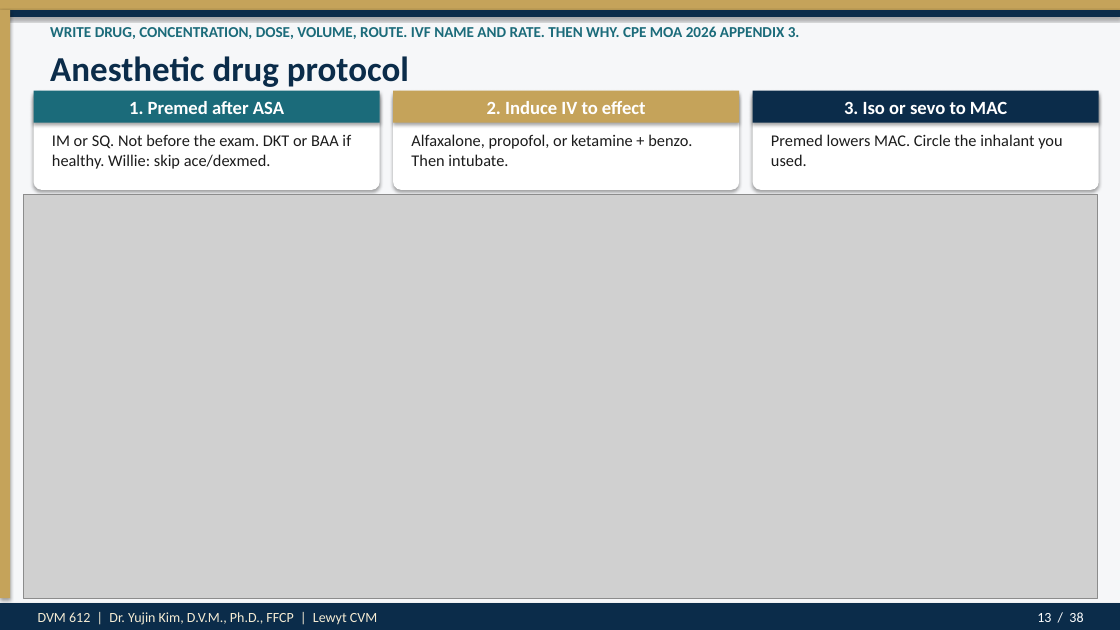
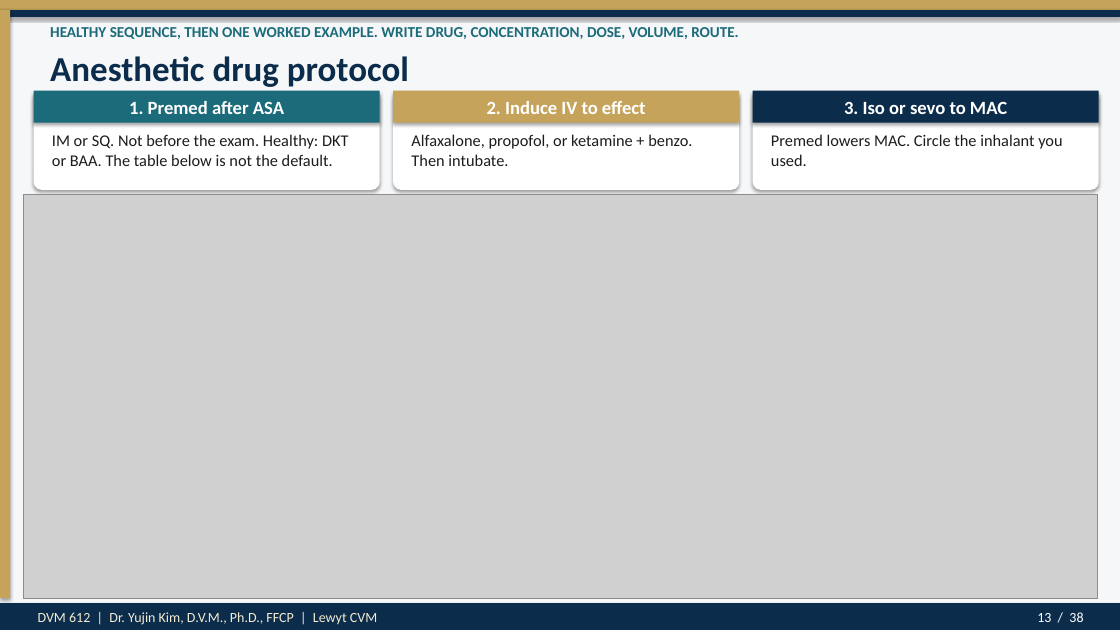
Before and after one commit to drkimvet/happycare, a slide deck: slide 13 of lectures/DVM-612_Week4_Preop_PatientPrep_Postop.pptx. Drawn at 1120x630 pixels with LibreOffice and Linux fonts; fonts in the diff are those of the drawing; grey boxes stand for pictures. Boxes give left, top, right and bottom in pixels: in the first picture for what was removed or moved away, otherwise in the second. Text is boxed around its words. In the diff, an @@ line names an element or a change of style, - is before the commit and + after.

```diff
--- a/lectures/DVM-612_Week4_Preop_PatientPrep_Postop.pptx
+++ b/lectures/DVM-612_Week4_Preop_PatientPrep_Postop.pptx
@@ text at [50,27,738,39]: text changed @@
-WRITE DRUG, CONCENTRATION, DOSE, VOLUME, ROUTE. IVF NAME AND RATE. THEN WHY. CPE MOA 2026 APPENDIX 3.
+HEALTHY SEQUENCE, THEN ONE WORKED EXAMPLE. WRITE DRUG, CONCENTRATION, DOSE, VOLUME, ROUTE.
@@ text at [52,134,349,166]: text changed @@
-IM or SQ. Not before the exam. DKT or BAA if healthy. Willie: skip ace/dexmed.
+IM or SQ. Not before the exam. Healthy: DKT or BAA. The table below is not the default.
```
Also in this commit, not shown: 9 other slides changed, 7 other files.
